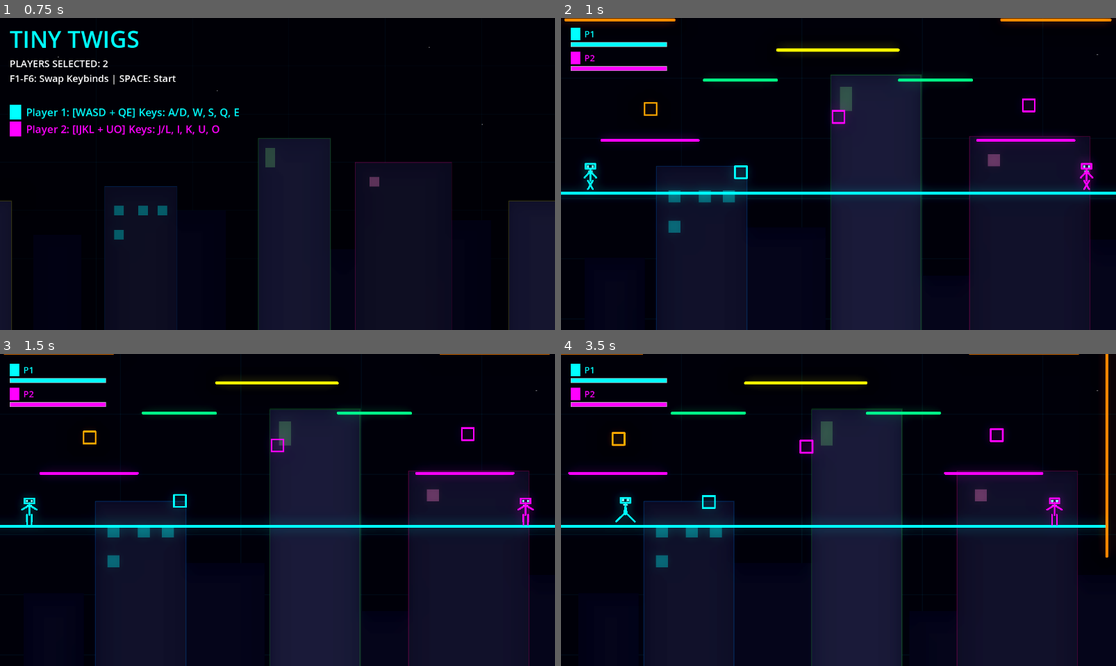
Above: before the commit, frames 1-4 (two rows, left to right).
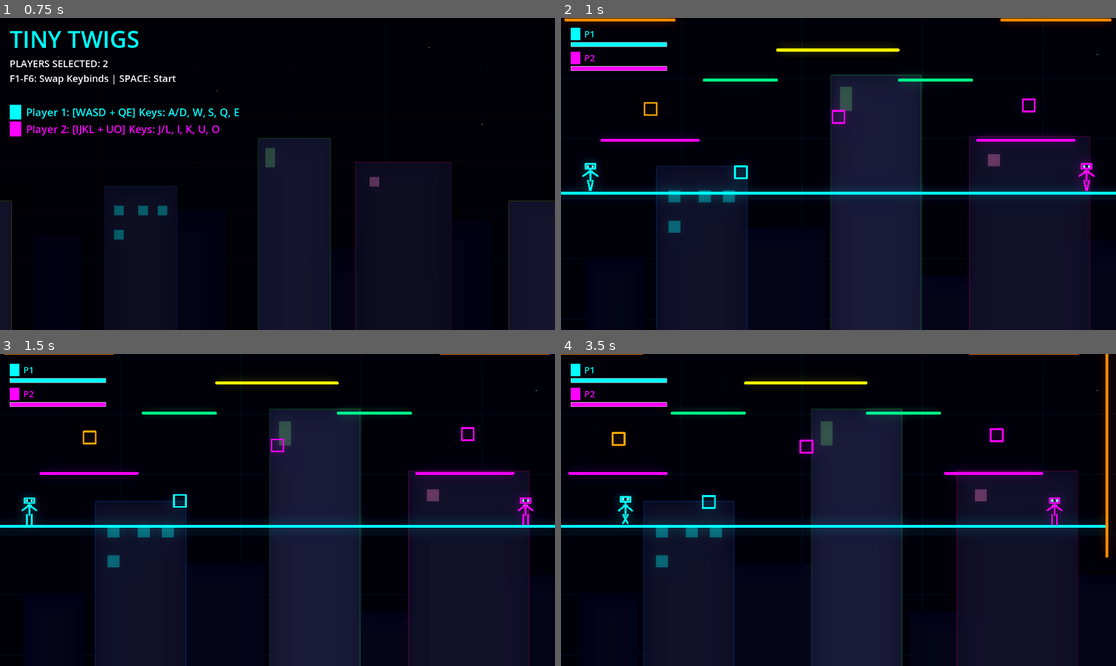
Above: after the commit, the same moments.

Repository: AbstractMelon/tiny-twigs
Game: Godot game, scene res://scenes/menu/menu.tscn
The game is run twice, just before and just after one commit, with the same random seed, the same clock (stepped at 60 frames per second) and the same inputs.
Inputs:
- Up to frame 1 (0.75 s): tap Enter at 0.5 s; hold D from 0.53 s (still down); tap 2 at 0.6 s
- Up to frame 2 (1 s): keep holding D; tap Space at 0.77 s
- Up to frame 3 (1.5 s): keep holding D; tap 6 at 1.35 s
- Up to frame 4 (3.5 s): tap Space at 1.52, 3.02 s; release D at 2.03 s; hold A 2.03-2.78 s; tap 0 at 2.1 s; hold D from 2.78 s (still down); tap Q at 2.85 s

Frame 1 is identical in both runs. In frame 2, 0.1% of the frame differs, in the area x 3-97%, y 48-56%; in frame 3, less than 0.1%; in frame 4, 0.2%, in the area x 9-91%, y 45-55%.

Commit message:
Balance weapons, update menu's and import music file

Diff:
--- a/entities/player/player.gd
+++ b/entities/player/player.gd
@@ -55,6 +55,7 @@
 @onready var weapon_holder = $WeaponHolder
 @onready var collision_shape = $CollisionShape2D
 @onready var glow_effect = $GlowEffect
+@onready var animation_player = $AnimationPlayer
 
 func _ready():
 	_setup_input_actions()
@@ -121,7 +122,6 @@
 		velocity.y = JUMP_VELOCITY
 		jump_buffer_timer = 0
 		coyote_timer = 0
-		_play_jump_animation()
 
 func _handle_movement():
 	var direction = 0.0
@@ -234,56 +234,22 @@
 			part.modulate.a = 1.0
 
 func _animate_body_parts():
-	var time = Time.get_ticks_msec() / 1000.0
+	if is_ragdoll:
+		return
 
 	if not is_on_floor():
-		# In air animation - spread legs
-		leg_left.rotation = lerp_angle(leg_left.rotation, deg_to_rad(-35), 0.15)
-		leg_right.rotation = lerp_angle(leg_right.rotation, deg_to_rad(35), 0.15)
-		# Arms flail slightly
-		if not is_blocking:
-			arm_left.rotation = lerp_angle(arm_left.rotation, deg_to_rad(-20), 0.1)
-			arm_right.rotation = lerp_angle(arm_right.rotation, deg_to_rad(20), 0.1)
-	else:
-		# Walking animation
-		var walk_speed = abs(velocity.x) / SPEED
-
-		if walk_speed > 0.1:
-			# Active walking with exaggerated leg motion
-			var leg_swing = sin(time * 8.0) * 0.8
-			leg_left.rotation = leg_swing * walk_speed
-			leg_right.rotation = -leg_swing * walk_speed
-
-			# Arms swing opposite to legs
-			if not is_blocking:
-				arm_left.rotation = lerp_angle(arm_left.rotation, -leg_swing * 0.6 * walk_speed, 0.2)
-				arm_right.rotation = lerp_angle(arm_right.rotation, leg_swing * 0.6 * walk_speed, 0.2)
-
-			# Head bob
-			head.position.y = sin(time * 16.0) * 2.0 * walk_speed
+		if velocity.y < 0:
+			animation_player.play("jump")
 		else:
-			# Idle animation - subtle breathing
-			leg_left.rotation = lerp_angle(leg_left.rotation, 0, 0.1)
-			leg_right.rotation = lerp_angle(leg_right.rotation, 0, 0.1)
-
-			if not is_blocking:
-				# Gentle arm sway
-				arm_left.rotation = sin(time * 2.0) * 0.1
-				arm_right.rotation = -sin(time * 2.0) * 0.1
-
-			# Breathing motion for torso and head
-			var breath = sin(time * 3.0) * 1.5
-			head.position.y = breath
-			torso.position.y = breath * 0.3
-
-	# Blocking animation
-	if is_blocking:
-		arm_left.rotation = lerp_angle(arm_left.rotation, deg_to_rad(-110), 0.3)
-		arm_right.rotation = lerp_angle(arm_right.rotation, deg_to_rad(110), 0.3)
-		# Defensive stance - legs slightly bent
-		if is_on_floor():
-			leg_left.rotation = lerp_angle(leg_left.rotation, deg_to_rad(10), 0.2)
-			leg_right.rotation = lerp_angle(leg_right.rotation, deg_to_rad(-10), 0.2)
+			animation_player.play("fall")
+	else:
+		if abs(velocity.x) > 10.0:
+			animation_player.play("walk")
+			# Dynamic speed for walk animation
+			animation_player.speed_scale = abs(velocity.x) / SPEED * 1.5
+		else:
+			animation_player.play("idle")
+			animation_player.speed_scale = 1.0
 
 func _update_weapon_orientation(delta: float):
 	if not weapon_holder:
@@ -310,17 +276,6 @@
 
 	# Correct weapon vertical flip so it's not upside down when pointing left
 	weapon_holder.scale.y = -1 if facing_left else 1
-
-func _play_jump_animation():
-	# Quick upward motion on body parts with squash and stretch
-	var tween = create_tween()
-	tween.set_parallel(true)
-	tween.tween_property(body_parts, "scale", Vector2(0.8, 1.2), 0.1)
-	tween.chain().tween_property(body_parts, "scale", Vector2(1.0, 1.0), 0.2)
-
-	# Legs extend downward
-	leg_left.rotation = deg_to_rad(-45)
-	leg_right.rotation = deg_to_rad(45)
 
 func _play_shoot_animation():
 	# Recoil animation with arm kickback
--- a/entities/player/player.tscn
+++ b/entities/player/player.tscn
@@ -1,15 +1,204 @@
-[gd_scene load_steps=4 format=3 uid="uid://player001"]
-
-[ext_resource type="Script" uid="uid://bc3ve3f2wg5vy" path="res://entities/player/player.gd" id="1_player"]
-
+[gd_scene load_steps=10 format=3 uid="uid://player001"]
+
+[ext_resource type="Script" path="res://entities/player/player.gd" id="1_player"]
 
 [sub_resource type="CapsuleShape2D" id="CapsuleShape2D_player"]
 radius = 8.0
 height = 48.0
 
-[sub_resource type="Gradient" id="Gradient_glow"]
-offsets = PackedFloat32Array(0, 0.5, 1)
-colors = PackedColorArray(1, 1, 1, 1, 1, 1, 1, 0.5, 1, 1, 1, 0)
+[sub_resource type="Animation" id="Animation_fall"]
+resource_name = "fall"
+length = 0.3
+tracks/0/type = "value"
+tracks/0/imported = false
+tracks/0/enabled = true
+tracks/0/path = NodePath("BodyParts/LegLeft:rotation")
+tracks/0/interp = 2
+tracks/0/loop_wrap = true
+tracks/0/keys = {
+"times": PackedFloat32Array(0),
+"transitions": PackedFloat32Array(1),
+"update": 0,
+"values": [-0.2]
+}
+tracks/1/type = "value"
+tracks/1/imported = false
+tracks/1/enabled = true
+tracks/1/path = NodePath("BodyParts/LegRight:rotation")
+tracks/1/interp = 2
+tracks/1/loop_wrap = true
+tracks/1/keys = {
+"times": PackedFloat32Array(0),
+"transitions": PackedFloat32Array(1),
+"update": 0,
+"values": [0.2]
+}
+
+[sub_resource type="Animation" id="Animation_idle"]
+resource_name = "idle"
+length = 2.0
+loop_mode = 1
+tracks/0/type = "value"
+tracks/0/imported = false
+tracks/0/enabled = true
+tracks/0/path = NodePath("BodyParts/Head:position")
+tracks/0/interp = 2
+tracks/0/loop_wrap = true
+tracks/0/keys = {
+"times": PackedFloat32Array(0, 1, 2),
+"transitions": PackedFloat32Array(1, 1, 1),
+"update": 0,
+"values": [Vector2(0, 0), Vector2(0, 1), Vector2(0, 0)]
+}
+tracks/1/type = "value"
+tracks/1/imported = false
+tracks/1/enabled = true
+tracks/1/path = NodePath("BodyParts/Torso:position")
+tracks/1/interp = 2
+tracks/1/loop_wrap = true
+tracks/1/keys = {
+"times": PackedFloat32Array(0, 1, 2),
+"transitions": PackedFloat32Array(1, 1, 1),
+"update": 0,
+"values": [Vector2(0, 0), Vector2(0, 0.5), Vector2(0, 0)]
+}
+tracks/2/type = "value"
+tracks/2/imported = false
+tracks/2/enabled = true
+tracks/2/path = NodePath("BodyParts/ArmLeft:rotation")
+tracks/2/interp = 2
+tracks/2/loop_wrap = true
+tracks/2/keys = {
+"times": PackedFloat32Array(0, 1, 2),
+"transitions": PackedFloat32Array(1, 1, 1),
+"update": 0,
+"values": [0.0, -0.1, 0.0]
+}
+tracks/3/type = "value"
+tracks/3/imported = false
+tracks/3/enabled = true
+tracks/3/path = NodePath("BodyParts/ArmRight:rotation")
+tracks/3/interp = 2
+tracks/3/loop_wrap = true
+tracks/3/keys = {
+"times": PackedFloat32Array(0, 1, 2),
+"transitions": PackedFloat32Array(1, 1, 1),
+"update": 0,
+"values": [0.0, 0.1, 0.0]
+}
+tracks/4/type = "value"
+tracks/4/imported = false
+tracks/4/enabled = true
+tracks/4/path = NodePath("BodyParts/LegLeft:rotation")
+tracks/4/interp = 2
+tracks/4/loop_wrap = true
+tracks/4/keys = {
+"times": PackedFloat32Array(0),
+"transitions": PackedFloat32Array(1),
+"update": 0,
+"values": [0.0]
+}
+tracks/5/type = "value"
+tracks/5/imported = false
+tracks/5/enabled = true
+tracks/5/path = NodePath("BodyParts/LegRight:rotation")
+tracks/5/interp = 2
+tracks/5/loop_wrap = true
+tracks/5/keys = {
+"times": PackedFloat32Array(0),
+"transitions": PackedFloat32Array(1),
+"update": 0,
+"values": [0.0]
+}
+
+[sub_resource type="Animation" id="Animation_jump"]
+resource_name = "jump"
+length = 0.3
+tracks/0/type = "value"
+tracks/0/imported = false
+tracks/0/enabled = true
+tracks/0/path = NodePath("BodyParts/LegLeft:rotation")
+tracks/0/interp = 2
+tracks/0/loop_wrap = true
+tracks/0/keys = {
+"times": PackedFloat32Array(0, 0.3),
+"transitions": PackedFloat32Array(1, 1),
+"update": 0,
+"values": [0.0, -0.4]
+}
+tracks/1/type = "value"
+tracks/1/imported = false
+tracks/1/enabled = true
+tracks/1/path = NodePath("BodyParts/LegRight:rotation")
+tracks/1/interp = 2
+tracks/1/loop_wrap = true
+tracks/1/keys = {
+"times": PackedFloat32Array(0, 0.3),
+"transitions": PackedFloat32Array(1, 1),
+"update": 0,
+"values": [0.0, 0.4]
+}
+tracks/2/type = "value"
+tracks/2/imported = false
+tracks/2/enabled = true
+tracks/2/path = NodePath("BodyParts:scale")
+tracks/2/interp = 2
+tracks/2/loop_wrap = true
+tracks/2/keys = {
+"times": PackedFloat32Array(0, 0.1, 0.3),
+"transitions": PackedFloat32Array(1, 1, 1),
+"update": 0,
+"values": [Vector2(1.2, 0.8), Vector2(0.8, 1.2), Vector2(1, 1)]
+}
+
+[sub_resource type="Animation" id="Animation_walk"]
+resource_name = "walk"
+length = 0.6
+loop_mode = 1
+tracks/0/type = "value"
+tracks/0/imported = false
+tracks/0/enabled = true
+tracks/0/path = NodePath("BodyParts/LegLeft:rotation")
+tracks/0/interp = 2
+tracks/0/loop_wrap = true
+tracks/0/keys = {
+"times": PackedFloat32Array(0, 0.15, 0.3, 0.45, 0.6),
+"transitions": PackedFloat32Array(1, 1, 1, 1, 1),
+"update": 0,
+"values": [0.2, -0.6, 0.2, 0.6, 0.2]
+}
+tracks/1/type = "value"
+tracks/1/imported = false
+tracks/1/enabled = true
+tracks/1/path = NodePath("BodyParts/LegRight:rotation")
+tracks/1/interp = 2
+tracks/1/loop_wrap = true
+tracks/1/keys = {
+"times": PackedFloat32Array(0, 0.15, 0.3, 0.45, 0.6),
+"transitions": PackedFloat32Array(1, 1, 1, 1, 1),
+"update": 0,
+"values": [-0.2, 0.6, -0.2, -0.6, -0.2]
+}
+tracks/2/type = "value"
+tracks/2/imported = false
+tracks/2/enabled = true
+tracks/2/path = NodePath("BodyParts/Head:position")
+tracks/2/interp = 2
+tracks/2/loop_wrap = true
+tracks/2/keys = {
+"times": PackedFloat32Array(0, 0.15, 0.3, 0.45, 0.6),
+"transitions": PackedFloat32Array(1, 1, 1, 1, 1),
+"update": 0,
+"values": [Vector2(0, 0), Vector2(0, -2), Vector2(0, 0), Vector2(0, -2), Vector2(0, 0)]
+}
+
+[sub_resource type="AnimationLibrary" id="AnimationLibrary_player"]
+_data = {
+"fall": SubResource("Animation_fall"),
+"idle": SubResource("Animation_idle"),
+"jump": SubResource("Animation_jump"),
+"walk": SubResource("Animation_walk")
+}
 
 [node name="Player" type="CharacterBody2D"]
 collision_layer = 1
@@ -103,5 +292,9 @@
 [node name="GlowEffect" type="PointLight2D" parent="."]
 color = Color(0, 1, 1, 1)
 energy = 1.5
-shadow_enabled = true
 texture_scale = 2.0
+
+[node name="AnimationPlayer" type="AnimationPlayer" parent="."]
+libraries = {
+"": SubResource("AnimationLibrary_player")
+}
--- a/entities/weapons/weapon_scenes/flamethrower.tscn
+++ b/entities/weapons/weapon_scenes/flamethrower.tscn
@@ -1,7 +1,8 @@
-[gd_scene load_steps=4 format=3]
+[gd_scene load_steps=4 format=3 uid="uid://bcdp5rnxlvad5"]
+
 [ext_resource type="PackedScene" path="res://entities/weapons/weapon.tscn" id="1_base"]
-[ext_resource type="Script" path="res://entities/weapons/scripts/flamethrower.gd" id="2_script"]
-[ext_resource type="PackedScene" path="res://entities/projectiles/projectile.tscn" id="3_projectile"]
+[ext_resource type="Script" uid="uid://c2cbhagmr0ssa" path="res://entities/weapons/scripts/flamethrower.gd" id="2_script"]
+[ext_resource type="PackedScene" uid="uid://b11035icliyy" path="res://entities/projectiles/projectile.tscn" id="3_projectile"]
 
 [node name="Flamethrower" instance=ExtResource("1_base")]
 script = ExtResource("2_script")
@@ -9,14 +10,13 @@
 weapon_color = Color(1, 0.270588, 0, 1)
 damage = 3
 fire_rate = 0.05
-recoil_force = 20.0
-ammo = 200
+recoil_force = 10.0
+ammo = 50
 projectile_speed = 400.0
 projectile_scene = ExtResource("3_projectile")
 
 [node name="Shape" parent="Visuals" index="0"]
 points = PackedVector2Array(0, -4, 18, -8, 22, -4, 22, 4, 18, 8, 0, 4, 0, -4)
-width = 2.5
 
 [node name="Tank" type="Line2D" parent="Visuals" index="1"]
 points = PackedVector2Array(-4, -6, 4, -6, 4, 6, -4, 6, -4, -6)
--- a/entities/weapons/weapon_scenes/laser.tscn
+++ b/entities/weapons/weapon_scenes/laser.tscn
@@ -8,10 +8,10 @@
 script = ExtResource("2_script")
 weapon_name = "Plasma Laser"
 weapon_color = Color(1, 0, 1, 1)
-damage = 5
-fire_rate = 0.05
+damage = 1
+fire_rate = 0.001
 recoil_force = 50.0
-ammo = 100
+ammo = 75
 projectile_speed = 1200.0
 projectile_scene = ExtResource("3_projectile")
 
--- a/scenes/main/main.gd
+++ b/scenes/main/main.gd
@@ -69,6 +69,25 @@
 
 		add_child(player)
 		active_players.append(player)
+		player.died.connect(_on_player_died.bind(player))
+
+func _on_player_died(player):
+	if player in active_players:
+		active_players.erase(player)
+
+	_check_win_condition()
+
+func _check_win_condition():
+	if not game_started:
+		return
+
+	if active_players.size() <= 1:
+		game_started = false
+		var winner = active_players[0] if active_players.size() == 1 else null
+
+		# Show win UI
+		if ui and ui.has_method("show_win_screen"):
+			ui.show_win_screen(winner)
 
 func _spawn_initial_weapons():
 	# Spawn a few weapons at the start
@@ -83,6 +102,9 @@
 	add_child(timer)
 
 func _spawn_weapon_at_random_location():
+	if not game_started:
+		return
+
 	if weapon_spawn_points.size() > 0:
 		var spawn_pos = weapon_spawn_points[randi() % weapon_spawn_points.size()]
 		_spawn_random_weapon(spawn_pos)
--- a/ui/game_ui.gd
+++ b/ui/game_ui.gd
@@ -4,14 +4,23 @@
 
 @onready var game_hud = $GameHUD
 @onready var player_status_list = $GameHUD/PlayerStatusList
+@onready var win_screen = $WinScreen
+@onready var winner_text = $WinScreen/Panel/VBox/WinnerText
+@onready var restart_button = $WinScreen/Panel/VBox/Buttons/RestartButton
+@onready var menu_button = $WinScreen/Panel/VBox/Buttons/MenuButton
 
 var player_labels: Array = []
 
 func _ready():
 	game_hud.hide()
+	win_screen.hide()
+
+	restart_button.pressed.connect(_on_restart_pressed)
+	menu_button.pressed.connect(_on_menu_pressed)
 
 func show_game_ui(players: Array):
 	game_hud.show()
+	win_screen.hide()
 
 	# Clear existing status indicators
 	for child in player_status_list.get_children():
@@ -59,3 +68,20 @@
 		)
 
 		player_labels.append(player_info)
+
+func show_win_screen(winner):
+	game_hud.hide()
+	win_screen.show()
+
+	if winner:
+		winner_text.text = "PLAYER %d WINS!" % winner.player_id
+		winner_text.add_theme_color_override("font_color", winner.player_color)
+	else:
+		winner_text.text = "IT'S A TIE!"
+		winner_text.add_theme_color_override("font_color", Color.WHITE)
+
+func _on_restart_pressed():
+	get_tree().reload_current_scene()
+
+func _on_menu_pressed():
+	get_tree().change_scene_to_file("res://scenes/menu/menu.tscn")
--- a/ui/game_ui.tscn
+++ b/ui/game_ui.tscn
@@ -20,3 +20,43 @@
 offset_right = 220.0
 offset_bottom = 600.0
 theme_override_constants/separation = 10
+
+[node name="WinScreen" type="CenterContainer" parent="."]
+visible = false
+anchors_preset = 15
+anchor_right = 1.0
+anchor_bottom = 1.0
+grow_horizontal = 2
+grow_vertical = 2
+
+[node name="Panel" type="PanelContainer" parent="WinScreen"]
+custom_minimum_size = Vector2(400, 250)
+layout_mode = 2
+
+[node name="VBox" type="VBoxContainer" parent="WinScreen/Panel"]
+layout_mode = 2
+theme_override_constants/separation = 20
+alignment = 1
+
+[node name="WinnerText" type="Label" parent="WinScreen/Panel/VBox"]
+layout_mode = 2
+theme_override_font_sizes/font_size = 48
+text = "PLAYER 1 WINS!"
+horizontal_alignment = 1
+
+[node name="Buttons" type="HBoxContainer" parent="WinScreen/Panel/VBox"]
+layout_mode = 2
+theme_override_constants/separation = 30
+alignment = 1
+
+[node name="RestartButton" type="Button" parent="WinScreen/Panel/VBox/Buttons"]
+custom_minimum_size = Vector2(150, 50)
+layout_mode = 2
+theme_override_font_sizes/font_size = 24
+text = "New Round"
+
+[node name="MenuButton" type="Button" parent="WinScreen/Panel/VBox/Buttons"]
+custom_minimum_size = Vector2(150, 50)
+layout_mode = 2
+theme_override_font_sizes/font_size = 24
+text = "Main Menu"
Not shown, added: assets/audio/LEMMiNO - Nocturnal (BGM).mp3.import
Not shown: 1 places in scenes/main/main.tscn that only renumber resources
Not shown, added: assets/audio/LEMMiNO - Nocturnal (BGM).mp3
